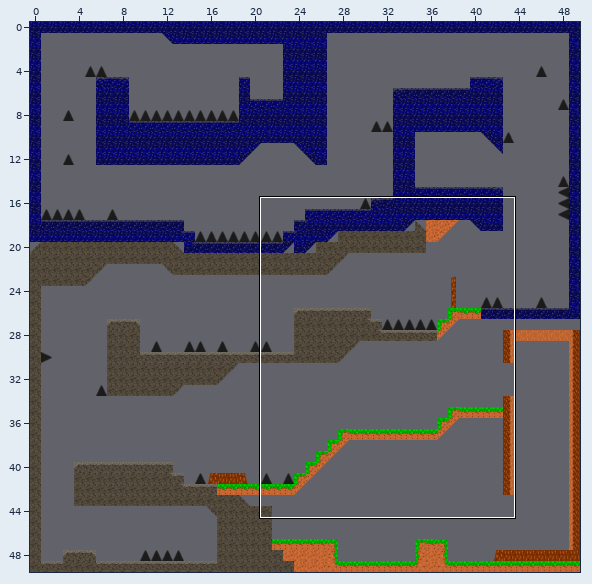
Tiled map: assets/Level1.tmx. The first picture is a wide view before the edit; the outline marks the close-up.
Close-up. As it was:
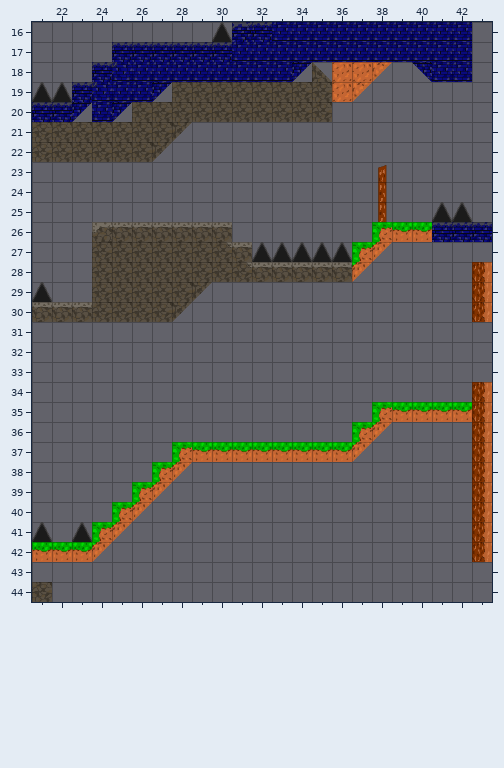
Cells are 32x32 px. Shown: x 21..43, y 16..44. The commit also changed other parts of the map, which this record leaves out.
Once edited:
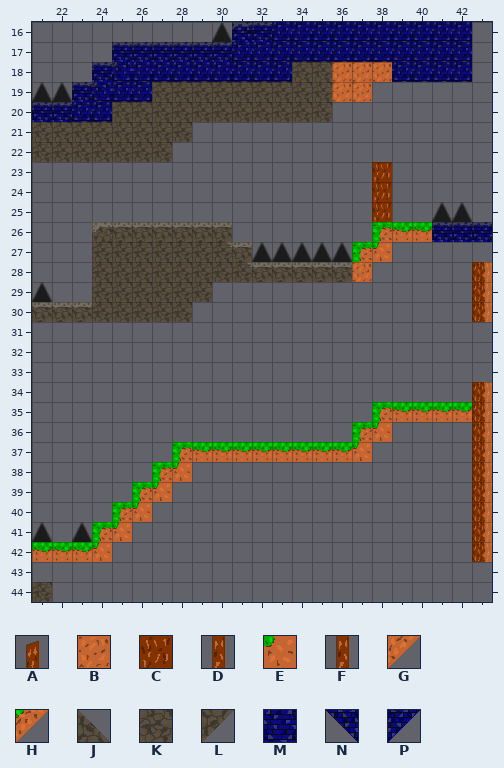
Key: from "TilesetUpdate": A 60, B 102, C 105, D 110, E 151, F 160, G 255, H 258, J 609, K 652, L 659, M 902, N 905, P 906.
_ is an empty cell.
Difference:
Layer "Contour":
y 18: x 34..35 PJ -> KK; x 38..40 G_N -> BMM
y 19: x 27 P -> K; x 37 G -> B
y 20: x 23 P -> M; x 25 P -> K
y 21: x 28 L -> K
y 22: x 27 L -> K
y 23: x 38 A -> C
y 24: x 38 D -> C
y 25: x 38 F -> C
y 27: x 38 H -> E
y 28: x 37 H -> B
y 29: x 29 L -> K
y 30: x 28 L -> K
y 36: x 38 H -> E
y 37: x 37 H -> E
y 38: x 28 H -> E
y 39: x 27 H -> E
y 40: x 26 H -> E
y 41: x 25 H -> E
y 42: x 24 H -> E
